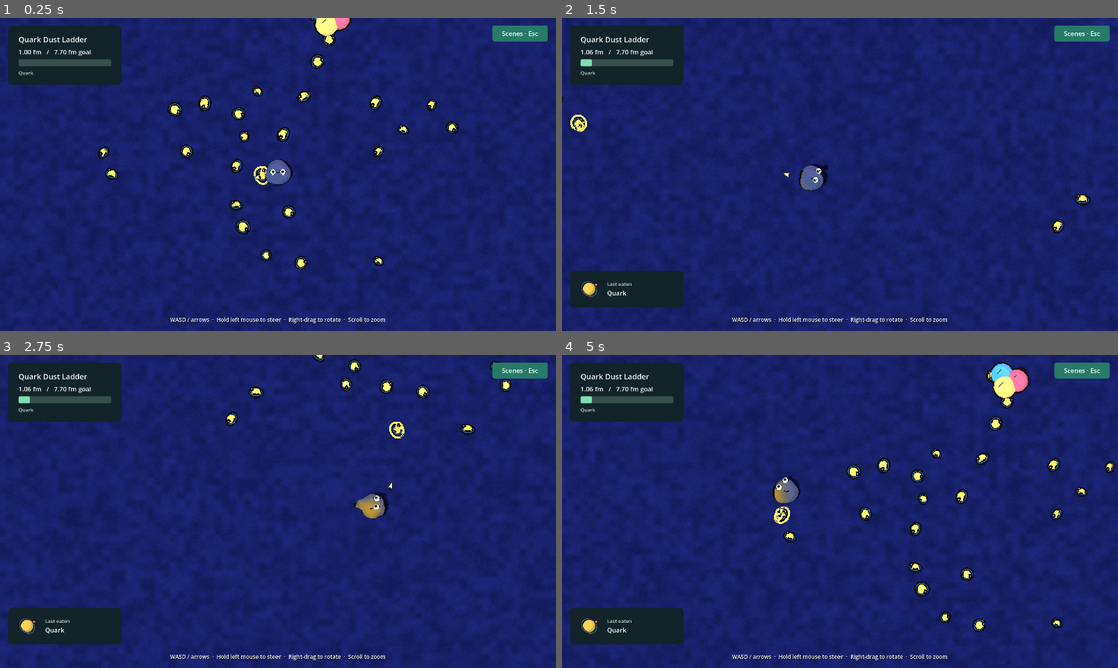
Above: before the commit, frames 1-4 (two rows, left to right).
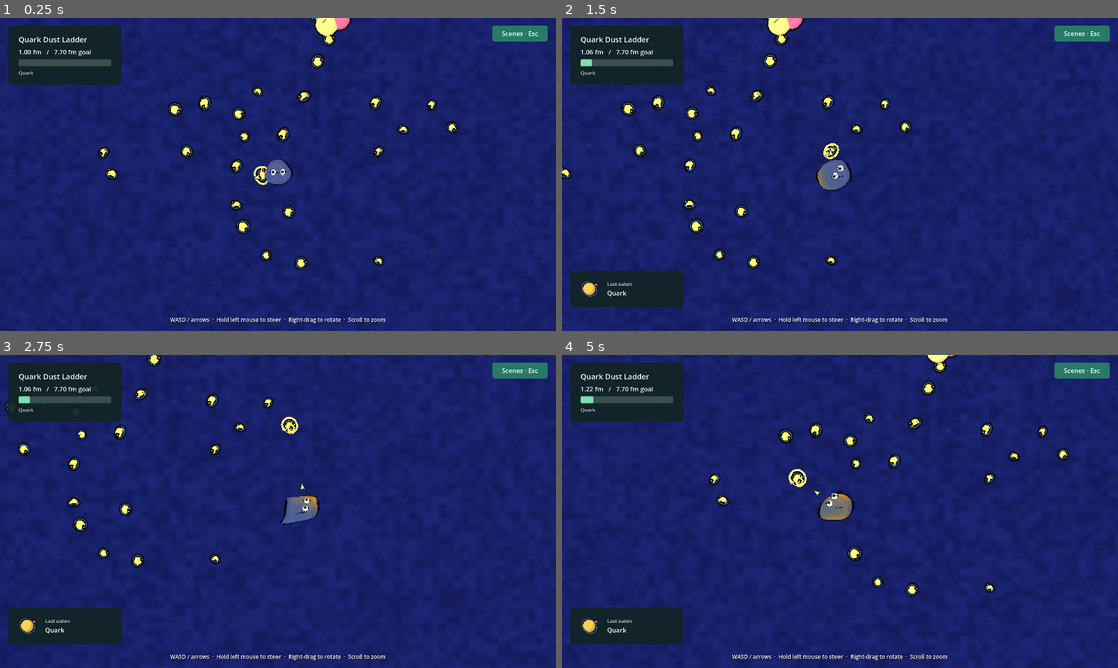
Above: after the commit, the same moments.

Repository: armantark/gray-goo
Game: Godot game, scene res://main.tscn
The game is run twice, just before and just after one commit, with the same random seed, the same clock (stepped at 60 frames per second) and the same inputs.
Inputs (mouse positions are in pixels of both pictures, inside the frame that each line leads up to):
- Up to frame 1 (0.25 s): no input
- Up to frame 2 (1.5 s): move the mouse to (962, 158) at 0.52 s; hold D (move_right) 0.53-1.25 s; click (962, 158) at 0.67 s; drag from (728, 190) to (812, 237) at 1.27 s
- Up to frame 3 (2.75 s): move the mouse to (333, 442) at 2.02 s; hold D (move_right) from 2.03 s (still down); click (333, 442) at 2.17 s
- Up to frame 4 (5 s): release D (move_right) at 2.75 s; drag from (812, 574) to (673, 464) at 2.77 s; move the mouse to (1006, 558) at 3.52 s; hold A (move_left) 3.53-4.25 s; click (1006, 558) at 3.67 s; drag from (673, 464) to (756, 433) at 4.27 s

The runs differ from the first frame. In frame 1, less than 0.1% of the frame differs, in the area x 34-69%, y 0-76%; in frame 2, 3.9%; in frame 3, 3.8%; in frame 4, 5.8%, in the area x 0-100%, y 0-100%.

Commit message:
Make the goo move slowly and melt into an uneven puddle.
Use five irregular forward grips while retaining trailing adhesion. Calibrate travel near one quarter of the previous pace, give idle spreading unequal lobes, and direct the eyes by the active steering mode.

Verify body stability, idle recovery, control routing, native rendering, and release startup. Extend the recording route to show melting and resumed movement.

Diff:
--- a/scripts/record_motion.gd
+++ b/scripts/record_motion.gd
@@ -18,7 +18,14 @@
 		return false
 	_elapsed += delta
 	var actions := ["move_up", "move_right", "move_down", "move_left"]
-	var phase := int(_elapsed) % 5
+	var time := fposmod(maxf(_elapsed - 2.0, 0.0), 15.0)
+	var phase := -1
+	if _elapsed < 2.0:
+		phase = -1
+	elif time < 4.0:
+		phase = int(time / 2.0)
+	elif time >= 11.0:
+		phase = 2 + int((time - 11.0) / 2.0)
 	for index in actions.size():
 		Input.action_release(actions[index])
 		if phase == index:
--- a/src/camera_rig.gd
+++ b/src/camera_rig.gd
@@ -7,6 +7,7 @@
 var subject: Node3D
 var yaw := 0.0
 var zoom := 1.0
+var mouse_steering := false
 var _view_size := 10.0
 var _target_view := 10.0
 var _focus := Vector3.ZERO
@@ -80,8 +81,10 @@
 	up.y = 0.0
 	var direction := right.normalized() * input.x - up.normalized() * input.y
 	if direction.length_squared() > 0.001:
+		mouse_steering = false
 		return direction.limit_length(1.0)
 	if Input.is_mouse_button_pressed(MOUSE_BUTTON_LEFT) and not Input.is_mouse_button_pressed(MOUSE_BUTTON_RIGHT):
+		mouse_steering = true
 		var destination := mouse_ground_position()
 		var offset := destination - subject.global_position
 		offset.y = 0.0
--- a/src/game.gd
+++ b/src/game.gd
@@ -87,7 +87,7 @@
 	if not is_instance_valid(world):
 		return
 	world.player_radius = goo.radius
-	goo.set_drive(rig.movement_direction(), (2.8 + goo.radius * 0.8) * 10.0 * hud.movement_speed)
+	goo.set_drive(rig.movement_direction(), (2.8 + goo.radius * 0.8) * 3.7 * hud.movement_speed)
 	var eaten := 0
 	for food in world.foods:
 		if not is_instance_valid(food) or not food.active or food.threshold > goo.radius:
@@ -179,6 +179,10 @@
 				target_position = pool.closest_point(goo.global_position)
 				target_name = "Spacetime fabric" if _level == 3 else "Water"
 				break
+	if rig.mouse_steering:
+		goo.gaze_screen_position = get_viewport().get_mouse_position()
+	else:
+		goo.gaze_screen_position = rig.camera.unproject_position(target_position if not target_name.is_empty() else goo.global_position)
 	hud.update_game(pow(_volume, 1.0 / 3.0), world.config.initial_radius,
 		world.config.goal_radius, rig.camera, goo.global_position, target_position, target_name)
 
--- a/src/goo_body.gd
+++ b/src/goo_body.gd
@@ -44,6 +44,7 @@
 var velocity := Vector3.ZERO
 var tint := GRAY
 var render_mesh: MeshInstance3D
+var gaze_screen_position := Vector2.ZERO
 
 var _target_radius: float
 var _ground_height: Callable
@@ -64,6 +65,14 @@
 var _attached := PackedByteArray()
 var _anchor_age := PackedFloat32Array()
 var _release_time := PackedFloat32Array()
+var _steps: Array[Dictionary] = [{}, {}, {}, {}, {}]
+var _step_random := RandomNumberGenerator.new()
+var _swing_targets := PackedVector3Array()
+var _swing_weights := PackedFloat32Array()
+var _planted_weights := PackedFloat32Array()
+var _idle_flatten := 1.0
+var _ooze_phases := Vector3.ZERO
+var _ooze_amounts := Vector3.ZERO
 var _colors := PackedColorArray()
 var _normals := PackedVector3Array()
 var _gradients := PackedVector3Array()
@@ -94,6 +103,8 @@
 	_field = field
 	global_position = start
 	global_position.y = maxf(start.y, float(_ground_height.call(start)) + radius)
+	_step_random.randomize()
+	_ooze_phases = Vector3(_step_random.randf_range(0.0, TAU), _step_random.randf_range(0.0, TAU), _step_random.randf_range(0.0, TAU))
 	_build_shell()
 	_build_render_mesh()
 	_configured = true
@@ -172,6 +183,13 @@
 	if (center.z <= _field.position.y + radius and _flow_drive.z < 0.0) or (center.z >= _field.end.y - radius and _flow_drive.z > 0.0):
 		_flow_drive.z = 0.0
 	var desired := _flow_drive
+	var moving := _drive.length_squared() > 0.001 and _speed > 0.0
+	var idle_target := 0.0 if moving else 1.0
+	var gather_rate := 4.0 * (1.0 - idle_target)
+	_idle_flatten = lerpf(_idle_flatten, 1.0 - idle_target * 0.70, 1.0 - exp(-maxf(gather_rate, 0.55) * dt))
+	for lobe in 3:
+		_ooze_amounts[lobe] = lerpf(_ooze_amounts[lobe], idle_target, 1.0 - exp(-maxf(gather_rate, 0.32 + float(lobe) * 0.19) * dt))
+	_prepare_steps(dt, center)
 	var travel_rate := desired.length() / radius
 	var turn := Basis.IDENTITY
 	if not desired.is_zero_approx():
@@ -191,11 +209,21 @@
 		_points[i] += flow + residual_velocity * dt
 		_release_time[i] = maxf(0.0, _release_time[i] - dt)
 		if _attached[i]:
-			_anchor_age[i] += dt * travel_rate
+			_anchor_age[i] += dt * (travel_rate if moving else 0.35)
 	# Compliance scales with dt squared so a slow-motion step cannot release a full-speed spring.
 	var elasticity := pow(dt * Engine.physics_ticks_per_second * SUBSTEPS, 2.0)
 	for iteration in SOLVER_ITERATIONS:
 		_solve_edges(elasticity)
+		var reach_reaction := Vector3.ZERO
+		var reach_strength := 1.0 - exp(-maxf(80.0, travel_rate * 18.0) * dt / SOLVER_ITERATIONS)
+		for i in _points.size():
+			var extension := ((_swing_targets[i] - _points[i]) * _swing_weights[i] * reach_strength).limit_length(radius * maxf(3.0, travel_rate * 1.8) * dt / SOLVER_ITERATIONS)
+			_points[i] += extension
+			reach_reaction += extension
+		# Reaching deforms the same shell; only its floor bonds supply a net pull.
+		reach_reaction /= _points.size()
+		for i in _points.size():
+			_points[i] -= reach_reaction
 		_solve_volume(center, elasticity)
 		for i in _points.size():
 			_solve_contact(i, solids, dt, iteration == SOLVER_ITERATIONS - 1)
@@ -205,6 +233,63 @@
 	global_position = center / _points.size()
 	_previous_dt = dt
 
+func _prepare_steps(dt: float, center: Vector3) -> void:
+	_swing_weights.fill(0.0)
+	_planted_weights.fill(0.0)
+	if _drive.length_squared() < 0.001 or _flow_drive.length() < radius * 0.1:
+		_steps = [{}, {}, {}, {}, {}]
+		return
+	var rate := maxf(_flow_drive.length() / radius, 1.0)
+	for foot in _steps.size():
+		if _steps[foot].is_empty():
+			_start_step(foot, center)
+		var step := _steps[foot]
+		step.phase += dt * rate / float(step.stride)
+		if step.phase >= 1.0 or step.heading.dot(_drive.normalized()) < -0.1:
+			_start_step(foot, center)
+			step = _steps[foot]
+		if step.phase < 0.0 or step.phase > 0.84:
+			continue
+		for j in step.indices.size():
+			var i: int = step.indices[j]
+			var weight: float = step.weights[j]
+			if step.phase < 0.46:
+				var progress := float(step.phase) / 0.46
+				var target: Vector3 = step.starts[j] + step.shift * smoothstep(0.0, 1.0, progress)
+				target.y += sin(progress * PI) * radius * 0.10
+				target.y = maxf(target.y, float(_ground_height.call(target)) + radius * 0.018)
+				if weight > _swing_weights[i]:
+					_swing_targets[i] = target
+					_swing_weights[i] = weight
+			else:
+				_planted_weights[i] = maxf(_planted_weights[i], weight)
+
+func _start_step(foot: int, center: Vector3) -> void:
+	var heading := _drive.normalized().rotated(Vector3.UP, (float(foot) - 2.0) * 0.45 + _step_random.randf_range(-0.18, 0.18))
+	var cap_direction := (heading + Vector3.DOWN * 0.50).normalized()
+	var indices := PackedInt32Array()
+	var weights := PackedFloat32Array()
+	var starts := PackedVector3Array()
+	var cap_center := Vector3.ZERO
+	var total := 0.0
+	for i in _points.size():
+		var alignment := (_points[i] - center).normalized().dot(cap_direction)
+		var weight := exp((alignment - 1.0) / 0.045)
+		if weight < 0.15:
+			continue
+		indices.append(i)
+		weights.append(weight)
+		starts.append(_points[i])
+		cap_center += _points[i] * weight
+		total += weight
+	cap_center /= maxf(total, 0.001)
+	var target := center + heading * radius * _step_random.randf_range(1.55, 1.90)
+	target.x = clampf(target.x, _field.position.x + radius * 0.02, _field.end.x - radius * 0.02)
+	target.z = clampf(target.z, _field.position.y + radius * 0.02, _field.end.y - radius * 0.02)
+	target.y = float(_ground_height.call(target)) + radius * 0.018
+	_steps[foot] = {"phase": -_step_random.randf_range(0.0, 0.20), "stride": _step_random.randf_range(2.6, 4.0),
+		"heading": heading, "indices": indices, "weights": weights, "starts": starts, "shift": target - cap_center}
+
 func _solve_edges(elasticity: float) -> void:
 	var stiffness := 0.10 * elasticity / (0.8 + 0.2 * elasticity)
 	for e in _edges.size():
@@ -213,7 +298,16 @@
 		var distance := separation.length()
 		if distance < 0.00001:
 			continue
-		var correction := separation * ((distance - _edge_lengths[e] * radius) / distance) * stiffness
+		# An anisotropic rest metric changes the physical shell while keeping its target volume.
+		var midpoint := (_points[pair.x] + _points[pair.y]) * 0.5 - global_position
+		var angle := atan2(midpoint.z, midpoint.x)
+		var lobes := Vector3(sin(angle * 3.0 + _ooze_phases.x), sin(angle * 2.0 + _ooze_phases.y), sin(angle + _ooze_phases.z))
+		var amplitudes := _ooze_amounts * Vector3(0.46, 0.24, 0.12)
+		var outline := (1.0 + lobes.dot(amplitudes)) / sqrt(1.0 + amplitudes.length_squared() * 0.5)
+		var spread := outline / sqrt(_idle_flatten)
+		var rest_distance := Vector3(separation.x / spread, separation.y / _idle_flatten, separation.z / spread).length()
+		var gradient := Vector3(separation.x / (spread * spread), separation.y / (_idle_flatten * _idle_flatten), separation.z / (spread * spread)) / rest_distance
+		var correction := gradient * ((rest_distance - _edge_lengths[e] * radius) / gradient.length_squared()) * stiffness
 		_points[pair.x] += correction
 		_points[pair.y] -= correction
 
@@ -245,17 +339,20 @@
 	var floor_y := float(_ground_height.call(point)) + skin
 	var was_below := point.y <= floor_y
 	point.y = maxf(point.y, floor_y)
+	var planted := _planted_weights[i] > 0.25 and _swing_weights[i] < 0.18
+	if _swing_weights[i] > 0.35:
+		_attached[i] = 0
 	if _attached[i]:
 		var strain := Vector2(point.x - _anchors[i].x, point.z - _anchors[i].z).length()
 		var trailing := clampf(-(_anchors[i] - global_position).dot(_drive) / radius, 0.0, 1.0)
-		var tear_distance := radius * lerpf(0.3, 1.15, trailing)
-		var bond_life := lerpf(0.3, 1.7, trailing) + float(i % 11) * 0.03
+		var tear_distance := radius * maxf(0.85 if planted else 0.0, lerpf(0.3, 1.15, trailing))
+		var bond_life := maxf(1.3 if planted else 0.0, lerpf(0.3, 1.7, trailing)) + float(i % 11) * 0.03
 		if strain > tear_distance or point.y - _anchors[i].y > radius * 0.45 or _anchor_age[i] > bond_life:
 			_attached[i] = 0
 			_release_time[i] = radius * 0.25 / maxf(_drive.length() * _speed, radius)
 		else:
 			point = point.lerp(_anchors[i], 0.68)
-	elif was_below and _release_time[i] <= 0.0:
+	elif _swing_weights[i] < 0.35 and (was_below or (planted and point.y - floor_y < radius * 0.12)) and (planted or _release_time[i] <= 0.0):
 		point.y = floor_y
 		_attached[i] = 1
 		_anchors[i] = point
@@ -355,6 +452,9 @@
 		_colors.append(GRAY)
 	_previous = _points.duplicate()
 	_previous_flow.resize(_points.size())
+	_swing_targets.resize(_points.size())
+	_swing_weights.resize(_points.size())
+	_planted_weights.resize(_points.size())
 	_anchors.resize(_points.size())
 	_attached.resize(_points.size())
 	_anchor_age.resize(_points.size())
@@ -486,7 +586,7 @@
 		var gaze := (Vector3.UP * 0.9 + _facing * 0.3).normalized()
 		_eyes[e].basis = Basis(side, gaze.cross(side).normalized(), gaze).scaled(Vector3(0.23, 0.265, 0.23) * radius)
 		if camera != null:
-			var mouse_offset := get_viewport().get_mouse_position() - camera.unproject_position(_eyes[e].global_position)
+			var mouse_offset := gaze_screen_position - camera.unproject_position(_eyes[e].global_position)
 			var offset := mouse_offset.limit_length(100.0) * 0.004
 			var world_direction := camera.global_basis.z + camera.global_basis.x * offset.x - camera.global_basis.y * offset.y
 			var local_direction := _eyes[e].global_basis.inverse() * world_direction
Not shown, changed: GLOSSARY.md
Not shown, changed: README.md
Not shown, changed: memory-bank/activeContext.md
Not shown, changed: memory-bank/papercuts.md
Not shown, added: memory-bank/plans/five-anchor-motion-2026-09-05.md
Not shown, changed: memory-bank/productContext.md
Not shown, changed: memory-bank/progress.md
Not shown, changed: memory-bank/projectbrief.md
Not shown, changed: memory-bank/systemPatterns.md
